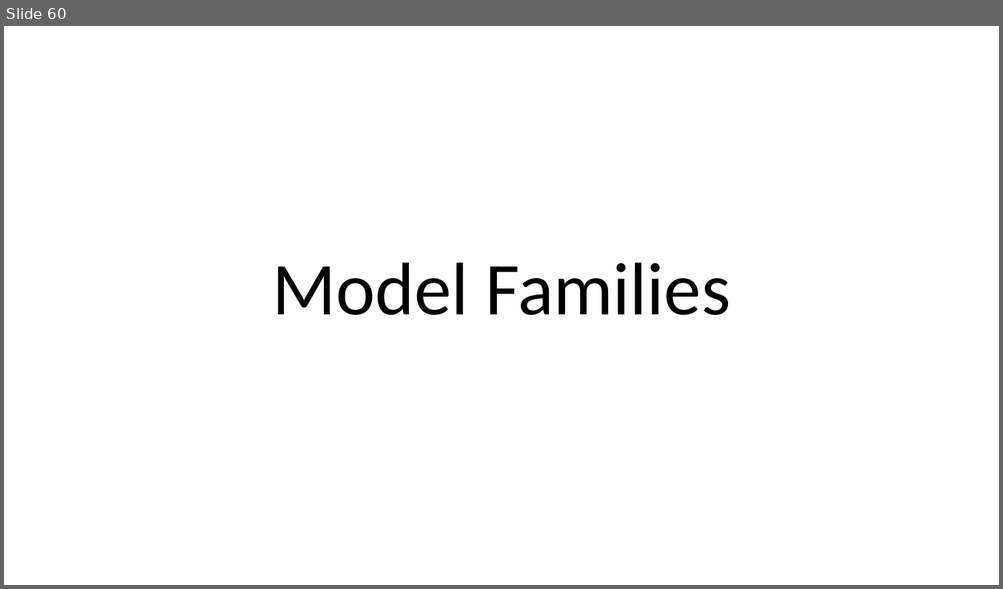
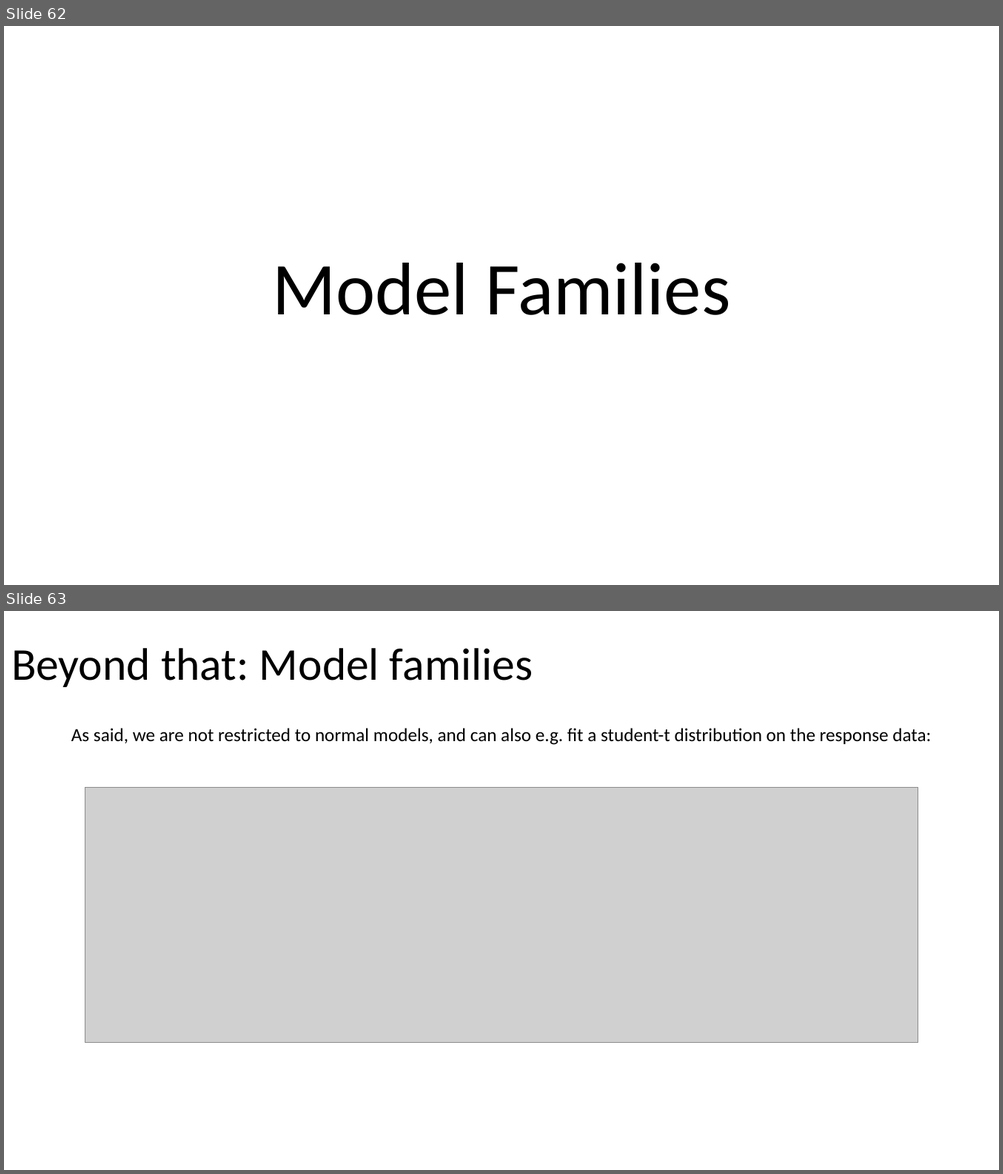
Before and after one commit to julianquandt/brms-intro-SIPS2019, a slide deck: intro_to_brms.pptx. Shown one above the other, each under a label of ours: slide 60 before the commit, slides 62 and 63 after it. The pictures are 1003x589 and 1003x1174 pixels, drawn with LibreOffice and Linux fonts; fonts in the diff are those of the drawing; grey boxes stand for pictures. Boxes give left, top, right and bottom in pixels: in the first picture for what was removed or moved away, otherwise in the second. Text is boxed around its words. In the diff, an @@ line names an element or a change of style, - is before the commit and + after.

```diff
--- a/intro_to_brms.pptx
+++ b/intro_to_brms.pptx
@@ slide 63 added at (4,611,999,1170), background #FFFFFF @@
@@ title added at (11,648,532,687), 44 pt, text #000000 @@
+Beyond that: Model families
@@ text added at (71,728,930,745), 18 pt, text #000000 @@
+  As said, we are not restricted to normal models, and can also e.g. fit a student-t distribution on the response data:
@@ picture added at (85,788,918,1044) @@
@@ what was slide 60 is now slide 62 @@
```
Also in this commit, not shown: 7 slides changed, 3 other slides added, 1 slide removed, 1 other file.
